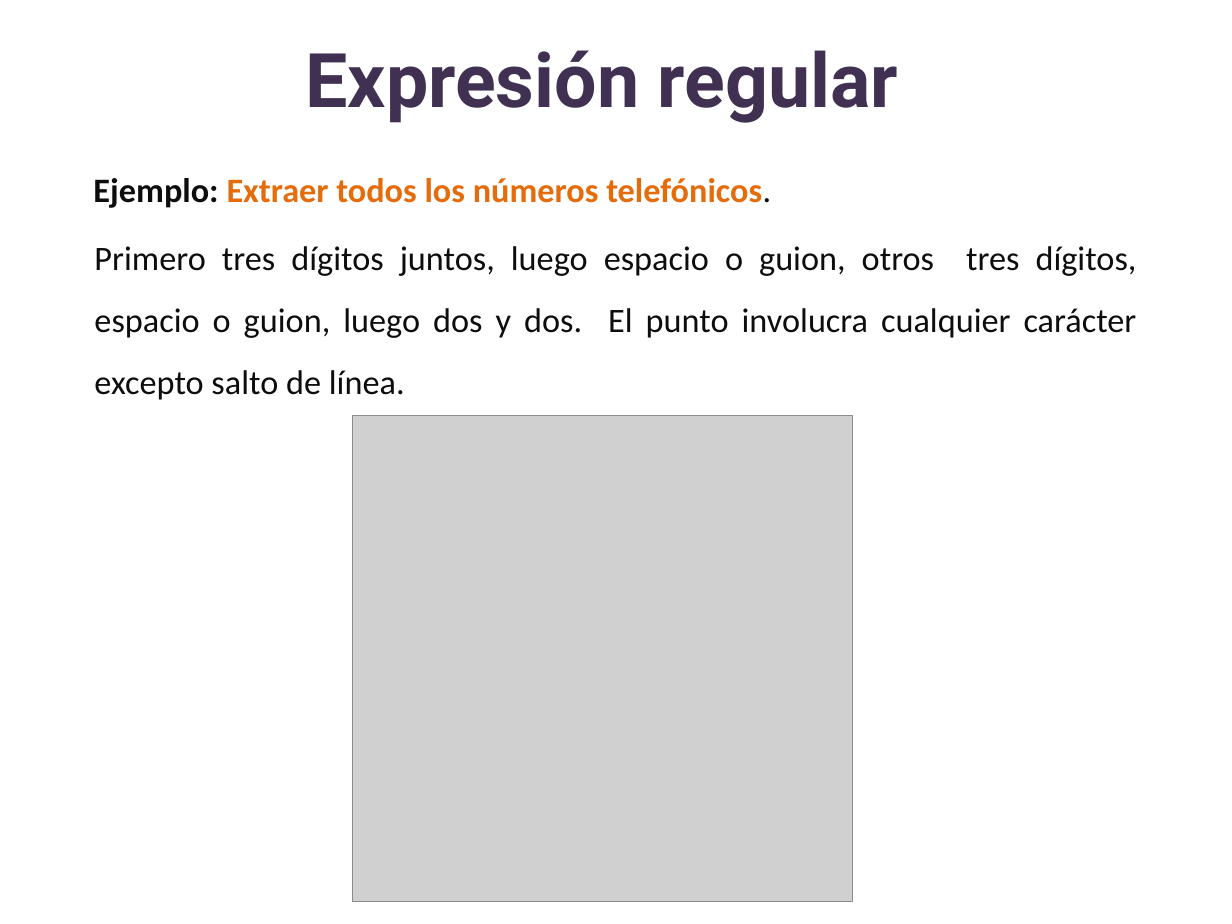
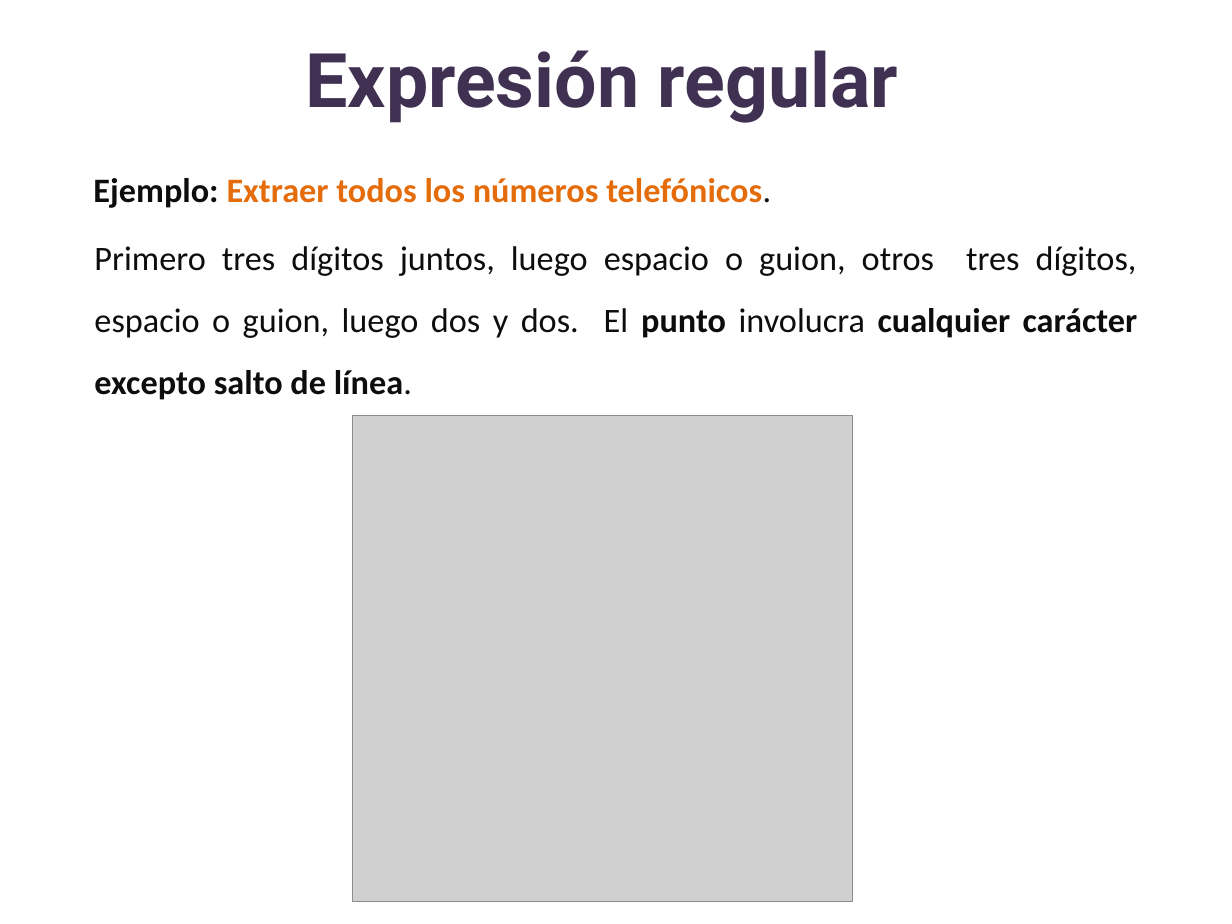
Before and after one commit to lizetheP/Analitica, a slide deck: slide 23 of Calendario2026/presentaciones/18_Expresiones_regulares.pptx (slide 24 before the commit). Drawn at 1232x924 pixels with LibreOffice and Linux fonts; fonts in the diff are those of the drawing; grey boxes stand for pictures. Boxes give left, top, right and bottom in pixels: in the first picture for what was removed or moved away, otherwise in the second. Text is boxed around its words. In the diff, an @@ line names an element or a change of style, - is before the commit and + after.

```diff
--- a/Calendario2026/presentaciones/18_Expresiones_regulares.pptx
+++ b/Calendario2026/presentaciones/18_Expresiones_regulares.pptx
@@ text "Primero tres dígitos juntos, luego ..." at box(94, 246, 1138, 400): bold on in "punto cualquier carácter excepto salto de línea." @@
```
Also in this commit, not shown: 4 other slides changed, 1 slide removed, 3 other files.
